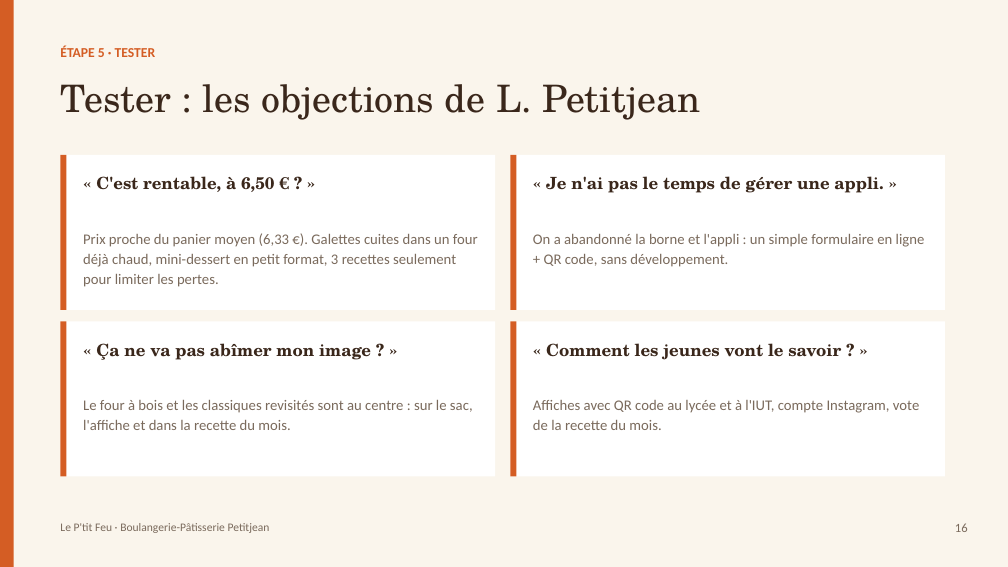
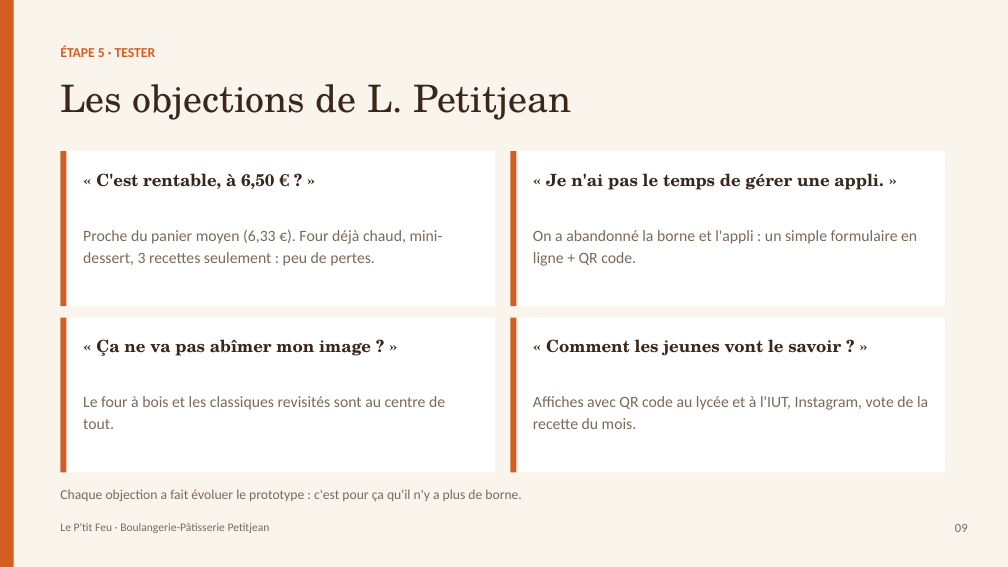
Before and after one commit to matheoguz/Devoir-TC-, a slide deck: slide 9 of design-thinking-petitjean/Le-Ptit-Feu-diapo.pptx (slide 16 before the commit). Drawn at 1008x567 pixels with LibreOffice and Linux fonts; fonts in the diff are those of the drawing. Boxes give left, top, right and bottom in pixels: in the first picture for what was removed or moved away, otherwise in the second. Text is boxed around its words. In the diff, an @@ line names an element or a change of style, - is before the commit and + after.

```diff
--- a/design-thinking-petitjean/Le-Ptit-Feu-diapo.pptx
+++ b/design-thinking-petitjean/Le-Ptit-Feu-diapo.pptx
@@ text at [60,84,571,120]: text changed @@
-Tester : les objections de L. Petitjean
+Les objections de L. Petitjean
@@ 4 rectangles, 2 texts: place and size @@
-4 rectangles, 2 texts at [60,155,945,360]
+4 rectangles, 2 texts at [60,151,945,356]
@@ text at [83,229,443,266]: text changed; size 14 to 15 pt @@
-Prix proche du panier moyen (6,33 €). Galettes cuites dans un four déjà chaud, mini-dessert en petit format, 3 recettes seulement pour limiter les pertes.
+Proche du panier moyen (6,33 €). Four déjà chaud, mini-dessert, 3 recettes seulement : peu de pertes.
@@ text at [533,230,917,266]: text changed; size 14 to 15 pt @@
-On a abandonné la borne et l'appli : un simple formulaire en ligne + QR code, sans développement.
+On a abandonné la borne et l'appli : un simple formulaire en ligne + QR code.
@@ text at [83,396,445,429]: text changed; size 14 to 15 pt @@
-Le four à bois et les classiques revisités sont au centre : sur le sac, l'affiche et dans la recette du mois.
+Le four à bois et les classiques revisités sont au centre de tout.
@@ text at [533,396,928,429]: text changed; size 14 to 15 pt @@
-Affiches avec QR code au lycée et à l'IUT, compte Instagram, vote de la recette du mois.
+Affiches avec QR code au lycée et à l'IUT, Instagram, vote de la recette du mois.
@@ text added at [60,489,521,502], 13 pt, text #7A6A5C @@
+Chaque objection a fait évoluer le prototype : c'est pour ça qu'il n'y a plus de borne.
@@ text at [955,524,968,532]: text changed @@
-16
+09
```
Also in this commit, not shown: 4 other slides changed, 4 slides added, 12 slides removed, 4 other files.
